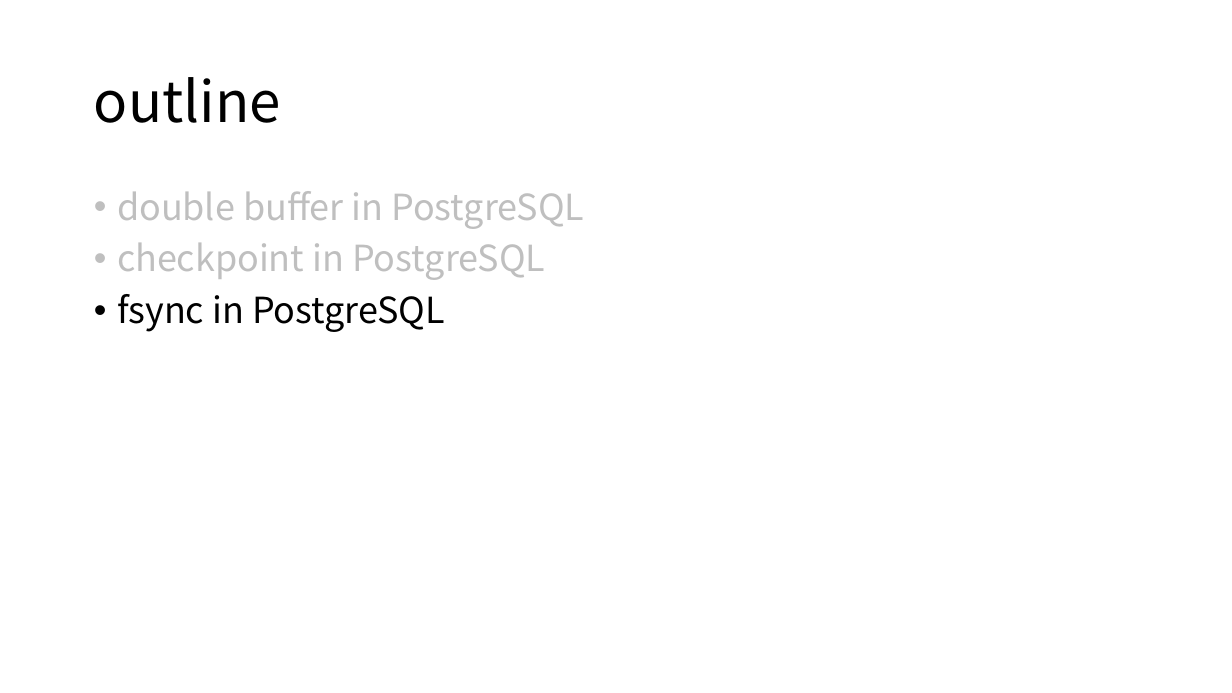
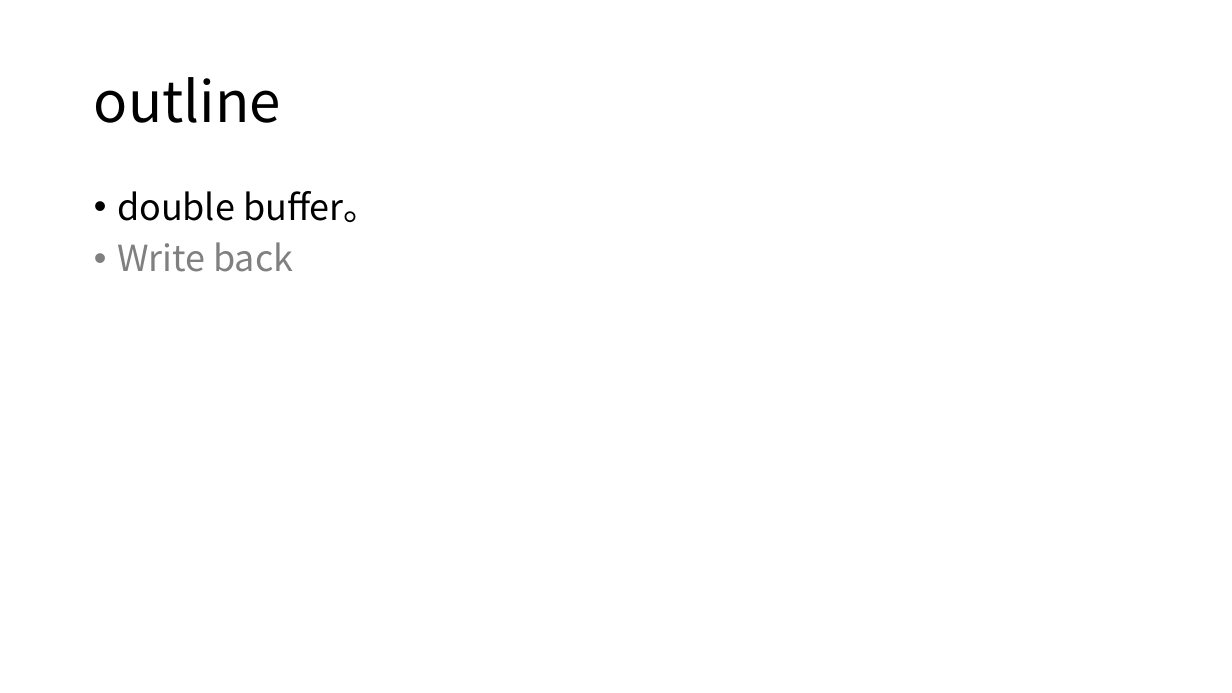
Before and after one commit to yummyliu/papers, a slide deck: slide 7 of pg-buffer.pptx (slide 13 before the commit). Drawn at 1232x693 pixels with LibreOffice and Linux fonts; fonts in the diff are those of the drawing. Boxes give left, top, right and bottom in pixels: in the first picture for what was removed or moved away, otherwise in the second. Text is boxed around its words. In the diff, an @@ line names an element or a change of style, - is before the commit and + after.

```diff
--- a/pg-buffer.pptx
+++ b/pg-buffer.pptx
@@ text at [117, 191, 379, 272]: text changed; text colour #BFBFBF to #000000 @@
-• double buffer in PostgreSQL
-• checkpoint in PostgreSQL
-• fsync in PostgreSQL
+• double buffer。
+• Write back
```
Also in this commit, not shown: 8 other slides changed, 9 slides added, 5 slides removed.
